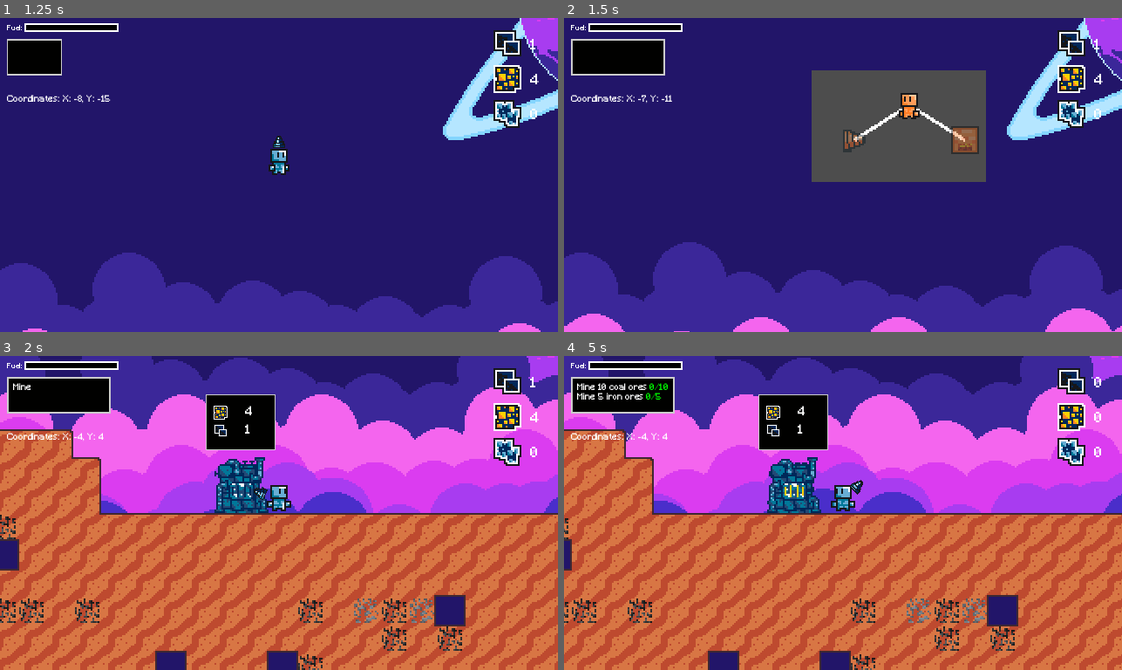
Above: before the commit, frames 1-4 (two rows, left to right).
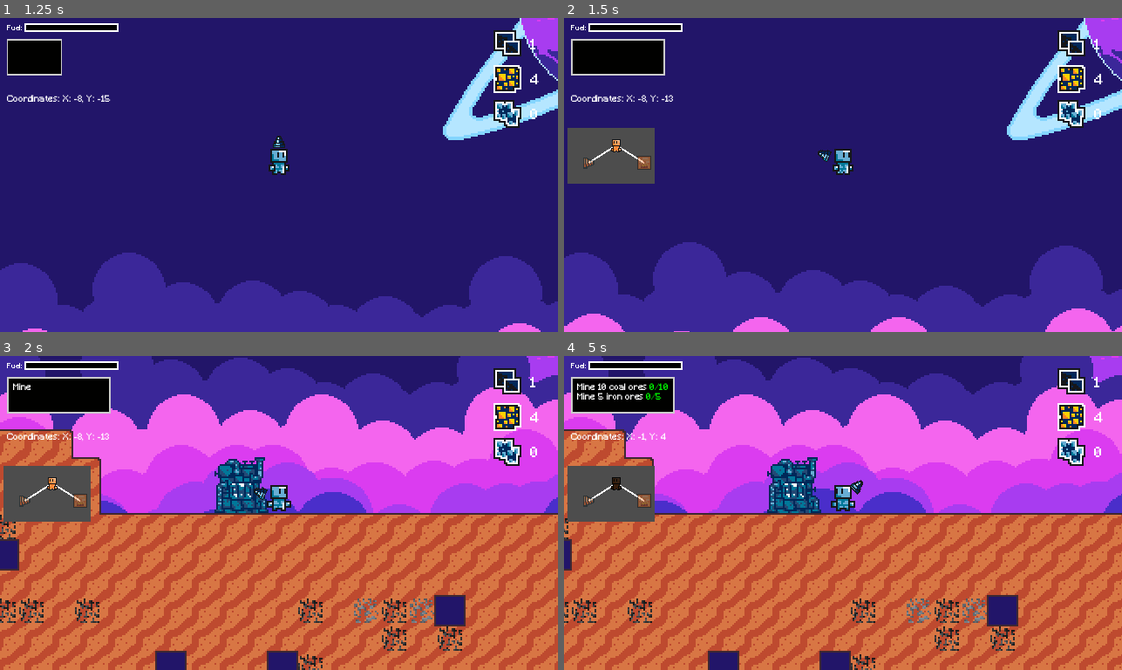
Above: after the commit, the same moments.

Repository: Renan-G-projec/A-Journey-Of-A-Robot
Game: Godot game, scene res://scenes/ui/menu.tscn
Two runs of this game, one before a commit and one after it. Both use one fixed random seed, a clock stepped at 60 frames per second and the inputs below. The engine's default icon, where the game draws it, is replaced by a stand-in: a white triangle on a blue panel in a dark square.
Inputs (mouse positions are in pixels of both pictures, inside the frame that each line leads up to):
- Up to frame 1 (1.25 s): click "Play Game" at 0.5 s
- Up to frame 2 (1.5 s): tap Enter at 1.25 s; move the mouse to (597, 55) at 1.27 s; hold D (GoRight) from 1.28 s (still down); tap T (OpenTechTree) at 1.35 s; click (597, 55) at 1.42 s
- Up to frame 3 (2 s): keep holding D (GoRight); tap Up at 1.52 s
- Up to frame 4 (5 s): release D (GoRight) at 2 s; click (614, 484) at 2.02 s; click (614, 484) at 2.77 s; move the mouse to (731, 528) at 3.52 s; hold D (GoRight) 3.53-4.28 s; tap E (Interact) at 3.6 s; tap Up at 3.77 s; tap T (OpenTechTree) at 3.8, 4.55 s; move the mouse to (898, 443) at 4.27 s; press the mouse at (898, 443) at 4.28 s; hold A (GoLeft) from 4.28 s (still down)

Frame 1 is identical in both runs. In frame 2, 14% of the frame differs, in the area x 0-76%, y 16-53%; in frame 3, 5.1%; in frame 4, 5.2%.

Commit message:
Got tech tree to show and work with resources

Diff:
--- a/scenes/game/main_game.tscn
+++ b/scenes/game/main_game.tscn
@@ -6,7 +6,6 @@
 [ext_resource type="PackedScene" uid="uid://cddsuml8frkxk" path="res://scenes/game/map.tscn" id="3_ipu61"]
 [ext_resource type="PackedScene" uid="uid://m16kd1u0mdjh" path="res://scenes/ui/game_ui.tscn" id="5_ipu61"]
 [ext_resource type="PackedScene" uid="uid://bkg5px6rfrwxc" path="res://scenes/game/machine.tscn" id="6_ygxny"]
-[ext_resource type="PackedScene" uid="uid://hx00a0a61yb3" path="res://scenes/ui/techtree_scene.tscn" id="7_ef7fl"]
 
 [node name="MainGame" type="Node2D" unique_id=1068834764]
 process_mode = 1
@@ -25,13 +24,5 @@
 
 [node name="GameUI" parent="." unique_id=435670059 instance=ExtResource("5_ipu61")]
 
-[node name="Techtree" parent="." unique_id=2062859002 instance=ExtResource("7_ef7fl")]
-process_mode = 3
-visible = false
-offset_left = 2.0
-offset_top = 3.0
-offset_right = 102.0
-offset_bottom = 67.0
-
 [connection signal="ore_block_destructed" from="Map" to="." method="_on_map_ore_block_destructed"]
 [connection signal="mined_block" from="Player" to="." method="_on_player_mined_block"]
--- a/scenes/ui/game_ui.tscn
+++ b/scenes/ui/game_ui.tscn
@@ -7,6 +7,7 @@
 [ext_resource type="Resource" uid="uid://ckfnpssy0lsnt" path="res://resources/missions/initial_mission.tres" id="5_bt76a"]
 [ext_resource type="Script" uid="uid://bjxavj7xjt7t4" path="res://scripts/ui/coord_ui.gd" id="6_djwj0"]
 [ext_resource type="FontFile" uid="uid://crac75pvc8fh1" path="res://fonts/Minecraft.ttf" id="6_e0pfi"]
+[ext_resource type="PackedScene" uid="uid://hx00a0a61yb3" path="res://scenes/ui/techtree_scene.tscn" id="8_yvtb5"]
 
 [node name="GameUI" type="CanvasLayer" unique_id=435670059]
 script = ExtResource("1_u001w")
@@ -59,3 +60,16 @@
 mouse_filter = 2
 mouse_behavior_recursive = 1
 color = Color(0, 0, 0, 0)
+
+[node name="Techtree" parent="." unique_id=2062859002 instance=ExtResource("8_yvtb5")]
+top_level = true
+z_index = 1000
+anchor_top = 0.35000002
+anchor_right = 0.16700001
+anchor_bottom = 0.531
+offset_left = 4.0
+offset_right = -2.880005
+offset_bottom = -1.1600037
+grow_horizontal = 1
+grow_vertical = 1
+offset_transform_enabled = true
--- a/scripts/game/main_game.gd
+++ b/scripts/game/main_game.gd
@@ -9,35 +9,46 @@
 @onready var coords_ui: CoordsUI = $GameUI/CoordsUI
 @onready var layer1: TileMapLayer = $Map/PlanetLayer1
 @onready var player: Player = $Player
-@onready var techtree: MarginContainer = $Techtree
+@onready var techtree: MarginContainer = $GameUI/Techtree
 @onready var background: Node2D = $Background
 @onready var machine: Node2D = $Machine
 @onready var game_ui: CanvasLayer = $GameUI
 
 
 var is_tech_tree_open:bool = false
+var is_scene_changing: bool = false
+
 
 func _ready() -> void:
+	print("GAME SCENE READY")
+	process_mode = Node.PROCESS_MODE_ALWAYS
+
 	fuel_ui.set_jetpack(jetpack)
 	if initial_mission and initial_mission.items.size() >= 2:
 		initial_mission.items[0].set_progress(0)
 		initial_mission.items[1].set_progress(0)
 
+
 	mission_ui.display()
-	techtree.process_mode = Node.PROCESS_MODE_WHEN_PAUSED
+	techtree.process_mode = Node.PROCESS_MODE_ALWAYS
 	techtree.visible = false
 
+
 func _on_player_mined_block(tilemap_coords: Vector2i, damage: float) -> void:
+	if is_scene_changing: return
 	map.damage_tile(tilemap_coords, damage)
 
 func _on_map_ore_block_destructed(ore: InventoryItem) -> void:
+	if is_scene_changing: return
 	player_inventory.add_item(ore, 1)
 	if ore.name == "Coal":
 		initial_mission.items[0].set_progress(initial_mission.items[0].progress + 1)
 	elif ore.name == "Iron":
 		initial_mission.items[1].set_progress(initial_mission.items[1].progress + 1)
 
-	if initial_mission.is_completed():
+	if initial_mission.is_completed() and not is_scene_changing:
+		is_scene_changing = true
+		get_tree().paused = false
 		get_tree().change_scene_to_file("res://scenes/menu.tscn")
 
 
@@ -53,9 +64,9 @@
 		print("Tech Tree Opened", is_tech_tree_open)
 		if is_tech_tree_open == true:
 			techtree.visible = false
-			#get_tree().paused = false
+			get_tree().paused = false
 			is_tech_tree_open = false
 		else:
 			techtree.visible = true
-			#get_tree().paused = true
+			get_tree().paused = true
 			is_tech_tree_open = true
--- a/scripts/resources/node.gd
+++ b/scripts/resources/node.gd
@@ -46,7 +46,7 @@
 
 
 func _on_toggled(toggled_on: bool) -> void:
-	print("NAME", self.name)
+	print("NAME", self.name, coal_ore_count, iron_ore_count, copper_ore_count)
 	if self.name == "player_stage1":
 		coal_ore_cost = 2
 		iron_ore_cost = 0
@@ -77,6 +77,7 @@
 		coal_ore_count = inventory.get_item(coal_ore)
 		iron_ore_count = inventory.get_item(iron_ore)
 		copper_ore_count = inventory.get_item(copper_ore)
+		print("Coal: ", coal_ore_count, "Iron: ", iron_ore_count, "Copper", copper_ore_count )
 
 func on_inventory_change(item: InventoryItem, new_qtd: int) -> void:
 	if item == coal_ore:
@@ -85,3 +86,4 @@
 		iron_ore_count = new_qtd
 	elif item == copper_ore:
 		copper_ore_count = new_qtd
+	print("Coal: ", coal_ore_count, "Iron: ", iron_ore_count, "Copper", copper_ore_count )
--- a/scripts/ui/techtree_scene.gd
+++ b/scripts/ui/techtree_scene.gd
@@ -6,10 +6,6 @@
 	$SubViewportContainer/SubViewport.size = $SubViewportContainer.size
 
 # Called every frame. 'delta' is the elapsed time since the previous frame.
-func _process(delta: float) -> void:
-	if Input.is_action_just_pressed("OpenTechTree"):
-		get_tree().change_scene_to_file("res://scenes/game/main_game.tscn")
-
 
 func _on_sub_viewport_container_resized() -> void:
 	$SubViewportContainer/SubViewport.size = $SubViewportContainer.size# Replace with function body.
